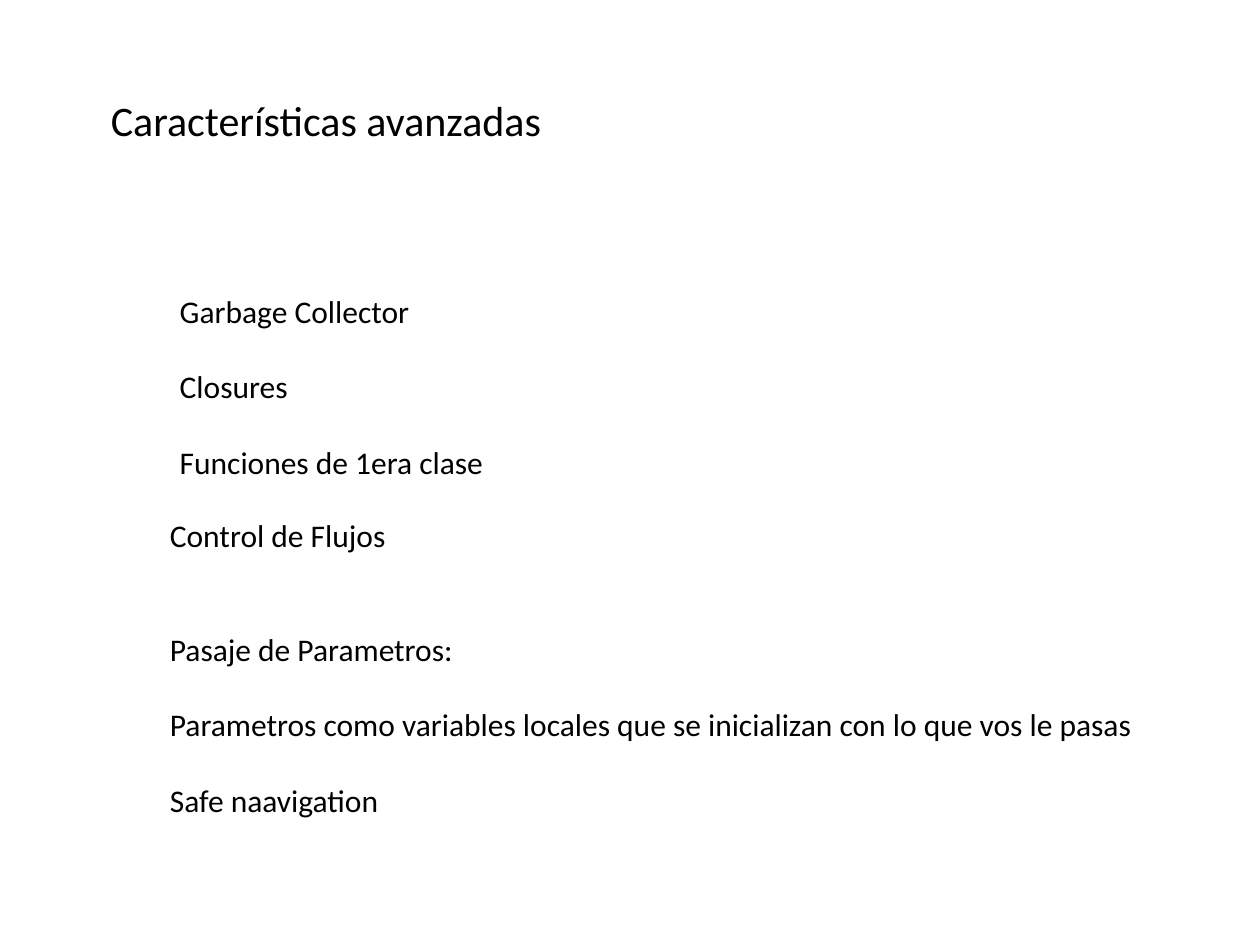
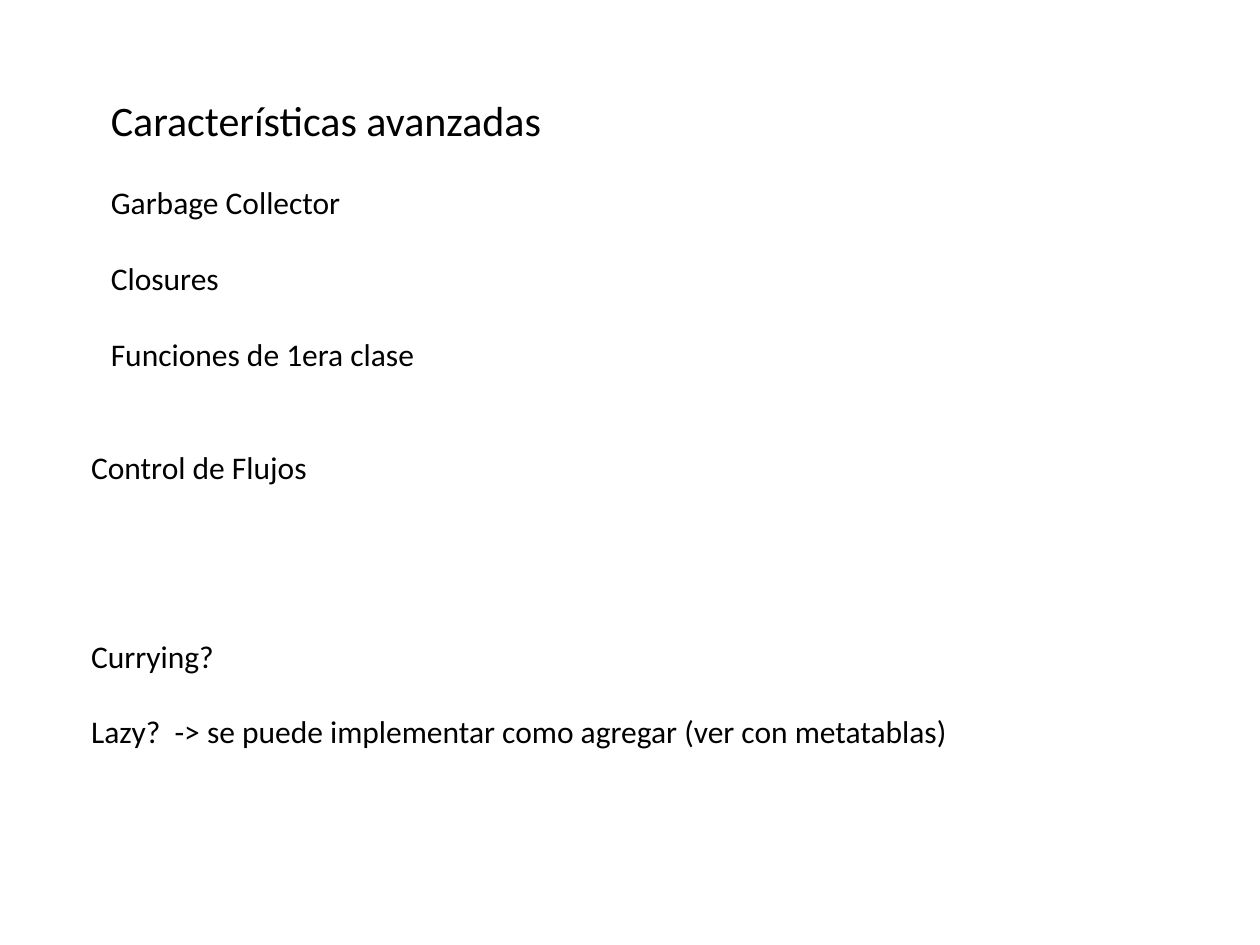
Before and after one commit to Santiago39353535/TDL, a slide deck: slide 13 of LUA.pptx (slide 11 before the commit). Drawn at 1260x945 pixels with LibreOffice and Linux fonts; fonts in the diff are those of the drawing; background and template pictures are left out. Boxes give left, top, right and bottom in pixels: in the first picture for what was removed or moved away, otherwise in the second. Text is boxed around its words. In the diff, an @@ line names an element or a change of style, - is before the commit and + after.

```diff
--- a/LUA.pptx
+++ b/LUA.pptx
@@ text "Garbage Collector": place and size @@
-text "Garbage Collector" at bbox=[180, 301, 483, 475]
+text "Garbage Collector" at bbox=[111, 192, 414, 367]
@@ text "Control de Flujos": place and size @@
-text "Control de Flujos" at bbox=[170, 525, 1131, 818]
+text "Control de Flujos" at bbox=[91, 457, 947, 749]
@@ text at bbox=[91, 646, 947, 749]: text changed @@
-Pasaje de Parametros:
-Parametros como variables locales que se inicializan con lo que vos le pasas
-Safe naavigation
+Currying?
+Lazy? -> se puede implementar como agregar (ver con metatablas)
```
Also in this commit, not shown: 4 other slides changed, 5 slides added, 3 slides removed.
